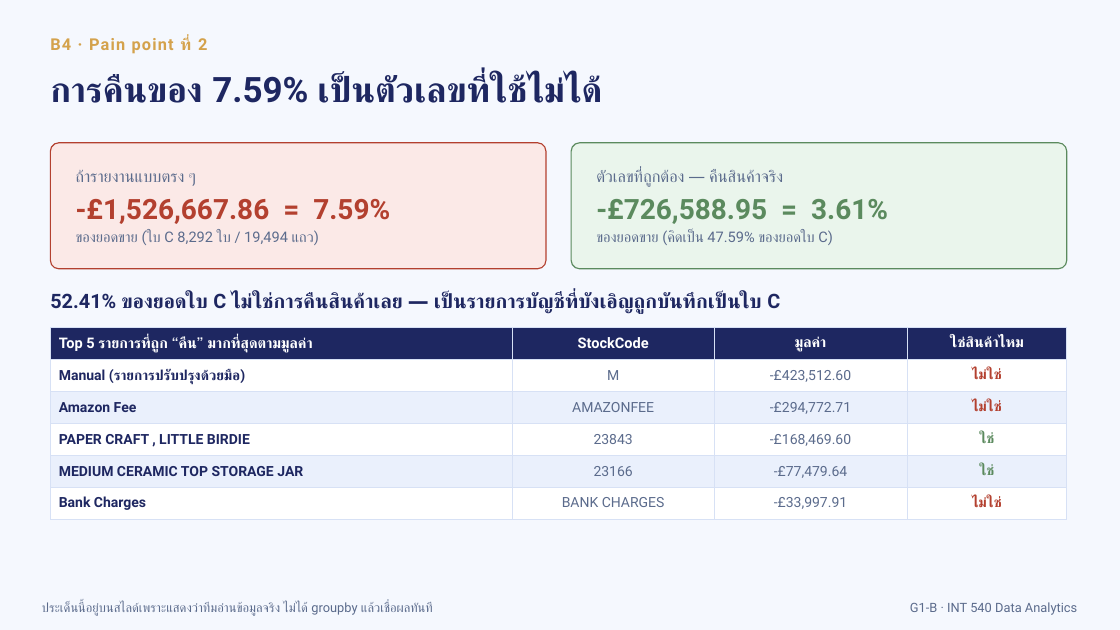
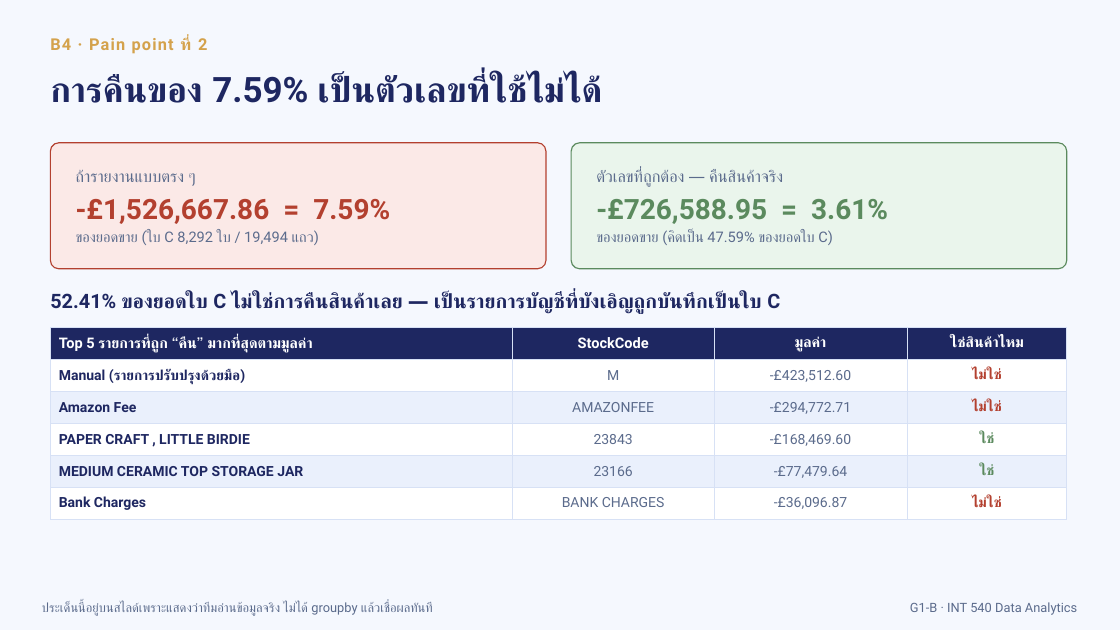
Before and after one commit to porrab/int540-term-assignment, a slide deck: slide 5 of slides/G1-B-slides.pptx. Drawn at 1120x630 pixels with LibreOffice and Linux fonts; fonts in the diff are those of the drawing. Boxes give left, top, right and bottom in pixels: in the first picture for what was removed or moved away, otherwise in the second. Text is boxed around its words. In the diff, an @@ line names an element or a change of style, - is before the commit and + after.

```diff
--- a/slides/G1-B-slides.pptx
+++ b/slides/G1-B-slides.pptx
@@ table at [50, 328, 1067, 521] @@
-row 6, column 3: -£33,997.91
+row 6, column 3: -£36,096.87
```
Also in this commit, not shown: 5 other files.
